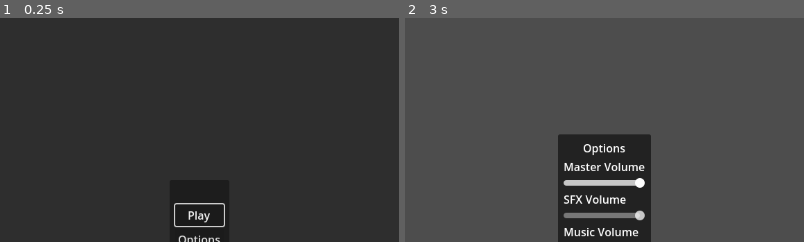
Above: before the commit, frames 1-2 (left to right).
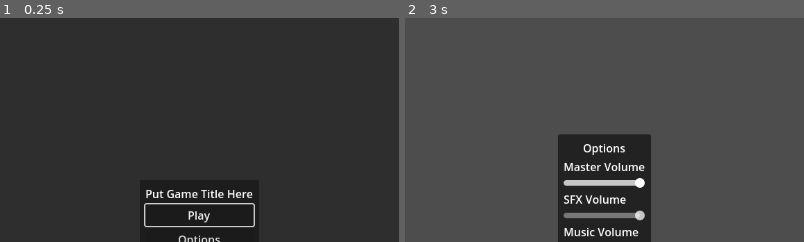
Above: after the commit, the same moments.

Repository: FocusedPhoenixGames/RedotJamTemplate
Game: Godot game, scene res://redot_jam_template/menus/main_menu/main_menu.tscn
Two runs of this game, one before a commit and one after it. Both use one fixed random seed, a clock stepped at 60 frames per second and the inputs below. The project has no main scene, so this scene is started directly.
Inputs:
- Up to frame 1 (0.25 s): no input
- Up to frame 2 (3 s): click "Play" at 0.5 s; click "Play" at 1.25 s; click "Play" at 2 s; click "Options" at 2.75 s
The pictures show only the part of the screen within x 25-75%, y 0-50%; the shares and areas given below are measured in that part.

The runs differ from the first frame. In frame 1, 0.8% of the frame differs, in the area x 36-64%, y 76-94%; in frame 2, nothing differs.
Error before the commit: Invalid access to property or key 'resource_path' on a base object of type 'Nil'. (res://redot_jam_template/menus/main_menu/main_menu.gd:32)
Error after the commit: Invalid access to property or key 'resource_path' on a base object of type 'Nil'. (res://redot_jam_template/menus/main_menu/main_menu.gd:24)

Commit message:
Changed some stuff
Minor changes

Diff:
--- a/redot_jam_template/menus/controls_menu/controls_screen.tscn
+++ b/redot_jam_template/menus/controls_menu/controls_menu.tscn
@@ -1,11 +1,10 @@
-[gd_scene load_steps=3 format=3 uid="uid://d2d0ij6ik4x3e"]
+[gd_scene load_steps=2 format=3 uid="uid://d2d0ij6ik4x3e"]
 
-[ext_resource type="Script" path="res://redot_jam_template/menus/controls_menu/controls_screen.gd" id="1_r7yup"]
-[ext_resource type="Theme" uid="uid://d0bbrqfsasym" path="res://theme.tres" id="2_lycfc"]
+[ext_resource type="Script" path="res://redot_jam_template/menus/controls_menu/controls_menu.gd" id="1_v2cuq"]
 
-[node name="ControlsScreen" type="CanvasLayer"]
+[node name="ControlsMenu" type="CanvasLayer"]
 layer = 3
-script = ExtResource("1_r7yup")
+script = ExtResource("1_v2cuq")
 
 [node name="MainContainer" type="MarginContainer" parent="."]
 anchors_preset = 15
@@ -30,5 +29,4 @@
 [node name="BackButton" type="Button" parent="MainContainer/VBoxContainer"]
 unique_name_in_owner = true
 layout_mode = 2
-theme = ExtResource("2_lycfc")
 text = "Back"
--- a/redot_jam_template/menus/credits_menu/credits_screen.tscn
+++ b/redot_jam_template/menus/credits_menu/credits_menu.tscn
@@ -1,10 +1,10 @@
 [gd_scene load_steps=2 format=3 uid="uid://qfmbosjo0w33"]
 
-[ext_resource type="Script" path="res://redot_jam_template/menus/credits_menu/credits_screen.gd" id="1_eycus"]
+[ext_resource type="Script" path="res://redot_jam_template/menus/credits_menu/credits_menu.gd" id="1_4f8x3"]
 
-[node name="CreditsScreen" type="CanvasLayer"]
+[node name="CreditsMenu" type="CanvasLayer"]
 layer = 2
-script = ExtResource("1_eycus")
+script = ExtResource("1_4f8x3")
 
 [node name="MarginContainer" type="MarginContainer" parent="."]
 anchors_preset = 15
--- a/redot_jam_template/menus/main_menu/main_menu.gd
+++ b/redot_jam_template/menus/main_menu/main_menu.gd
@@ -1,31 +1,23 @@
 extends CanvasLayer
 
-@export_category("Main Menu")
-@export var gameName: String
 @export var gameScene: PackedScene
 
 @onready var mainContainer: MarginContainer = $%MainContainer
-@onready var gameNameLabel: Label = $%GameNameLabel
 @onready var playButton: Button = $%PlayButton
 @onready var optionsButton: Button = $%OptionsButton
 @onready var creditsButton: Button = $%CreditsButton
 @onready var quitButton: Button = $%QuitButton
 
-var optionsScene = preload("res://redot_jam_template/menus/options_menu/options_screen.tscn")
-var creditsScene = preload("res://redot_jam_template/menus/credits_menu/credits_screen.tscn")
+var optionsScene = preload("res://redot_jam_template/menus/options_menu/options_menu.tscn")
+var creditsScene = preload("res://redot_jam_template/menus/credits_menu/credits_menu.tscn")
 
 
 func _ready() -> void:
-	_set_game_name_label()
 	playButton.pressed.connect(_on_play_pressed)
 	optionsButton.pressed.connect(_on_options_pressed)
 	creditsButton.pressed.connect(_on_credits_pressed)
 	quitButton.pressed.connect(_on_quit_pressed)
 	playButton.grab_focus()
-
-
-func _set_game_name_label() -> void:
-	gameNameLabel.text = gameName
 
 
 func _on_play_pressed() -> void:
--- a/redot_jam_template/menus/main_menu/main_menu.tscn
+++ b/redot_jam_template/menus/main_menu/main_menu.tscn
@@ -35,7 +35,6 @@
 layout_mode = 2
 
 [node name="GameNameLabel" type="Label" parent="MainContainer/MenuContainer/MarginContainer/VBoxContainer"]
-unique_name_in_owner = true
 layout_mode = 2
 text = "Put Game Title Here"
 
--- a/redot_jam_template/menus/options_menu/options_screen.gd
+++ b/redot_jam_template/menus/options_menu/options_menu.gd
@@ -10,7 +10,7 @@
 @onready var sfxSlider: HSlider = $%SfxSlider
 @onready var musicSlider: HSlider = $%MusicSlider
 
-var controlsScene = preload("res://redot_jam_template/menus/controls_menu/controls_screen.tscn")
+var controlsScene = preload("res://redot_jam_template/menus/controls_menu/controls_menu.tscn")
 
 
 func _ready() -> void:
--- a/redot_jam_template/menus/options_menu/options_screen.tscn
+++ b/redot_jam_template/menus/options_menu/options_menu.tscn
@@ -1,10 +1,10 @@
 [gd_scene load_steps=2 format=3 uid="uid://whqv2y330fbm"]
 
-[ext_resource type="Script" path="res://redot_jam_template/menus/options_menu/options_screen.gd" id="1_1pod8"]
+[ext_resource type="Script" path="res://redot_jam_template/menus/options_menu/options_menu.gd" id="1_ibpiv"]
 
-[node name="OptionsScreen" type="CanvasLayer"]
+[node name="OptionsMenu" type="CanvasLayer"]
 layer = 2
-script = ExtResource("1_1pod8")
+script = ExtResource("1_ibpiv")
 
 [node name="OptionsContainer" type="MarginContainer" parent="."]
 unique_name_in_owner = true
--- a/redot_jam_template/menus/pause_menu/pause_screen.gd
+++ b/redot_jam_template/menus/pause_menu/pause_menu.gd
@@ -5,7 +5,7 @@
 @onready var optionsButton: Button = %OptionsButton
 @onready var quitButton: Button = %QuitButton
 
-var optionsScreenScene = preload("res://redot_jam_template/menus/options_menu/options_screen.tscn")
+var optionsScreenScene = preload("res://redot_jam_template/menus/options_menu/options_menu.tscn")
 var isClosing: bool
 
 
--- a/redot_jam_template/menus/pause_menu/pause_screen.tscn
+++ b/redot_jam_template/menus/pause_menu/pause_menu.tscn
@@ -1,10 +1,10 @@
 [gd_scene load_steps=2 format=3 uid="uid://dqddx61mca1ll"]
 
-[ext_resource type="Script" path="res://redot_jam_template/menus/pause_menu/pause_screen.gd" id="1_0r31t"]
+[ext_resource type="Script" path="res://redot_jam_template/menus/pause_menu/pause_menu.gd" id="1_c2lix"]
 
 [node name="PauseScreen" type="CanvasLayer"]
 process_mode = 3
-script = ExtResource("1_0r31t")
+script = ExtResource("1_c2lix")
 
 [node name="MarginContainer" type="MarginContainer" parent="."]
 anchors_preset = 15
Renamed: redot_jam_template/menus/controls_menu/controls_screen.gd -> redot_jam_template/menus/controls_menu/controls_menu.gd
Renamed: redot_jam_template/menus/credits_menu/credits_screen.gd -> redot_jam_template/menus/credits_menu/credits_menu.gd
